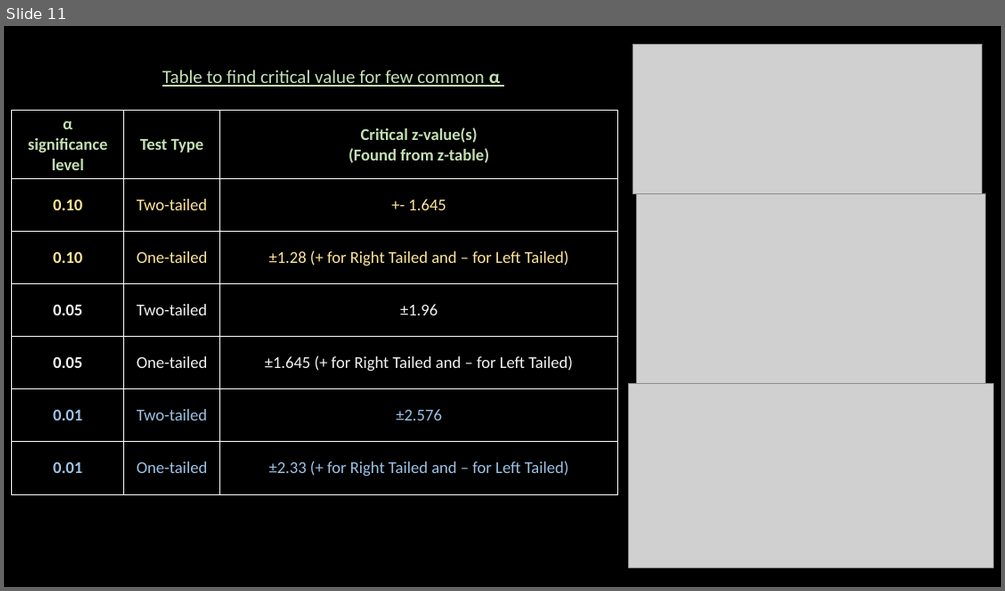
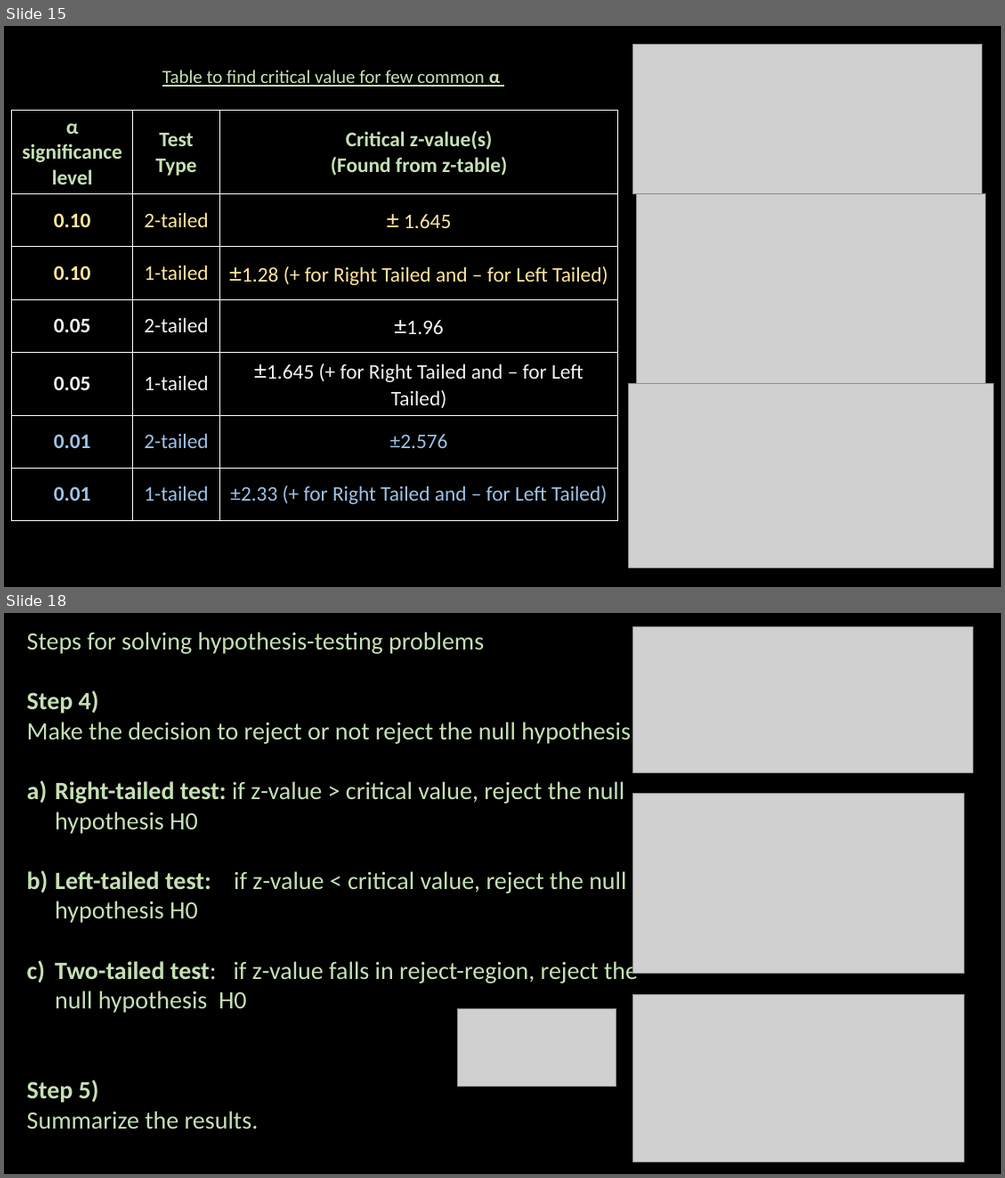
Before and after one commit to ash322ash422/youtube, a slide deck: probability_and_statistics/5_inference/Hypothesis-Testing1_z-test.pptx. Shown one above the other, each under a label of ours: slide 11 before the commit, slides 15 and 18 after it; the slides between them are not shown. The pictures are 1005x591 and 1005x1178 pixels, drawn with LibreOffice and Linux fonts; fonts in the diff are those of the drawing; grey boxes stand for pictures. Boxes give left, top, right and bottom in pixels: in the first picture for what was removed or moved away, otherwise in the second. Text is boxed around its words. In the diff, an @@ line names an element or a change of style, - is before the commit and + after.

```diff
--- a/probability_and_statistics/5_inference/Hypothesis-Testing1_z-test.pptx
+++ b/probability_and_statistics/5_inference/Hypothesis-Testing1_z-test.pptx
@@ slide 18 added at [4, 613, 1001, 1174], background #000000 @@
@@ text added at [27, 632, 638, 1129], 24 pt, text #C5E0B4 @@
+Steps for solving hypothesis-testing problems
+Step 4)
+Make the decision to reject or not reject the null hypothesis.
+a) Right-tailed test: if z-value > critical value, reject the null hypothesis H0
+b) Left-tailed test: if z-value < critical value, reject the null hypothesis H0
+c) Two-tailed test: if z-value falls in reject-region, reject the null hypothesis H0
+Step 5)
+Summarize the results.
@@ picture added at [633, 627, 972, 773] @@
@@ picture added at [633, 793, 964, 973] @@
@@ picture added at [458, 1008, 616, 1086] @@
@@ picture added at [633, 995, 964, 1162] @@
@@ what was slide 11 is now slide 15 @@
@@ slide 15 changed as well @@
@@ table at [12, 111, 618, 518] @@
-row 2, column 2: Two-tailed
+row 2, column 2: 2-tailed
-row 2, column 3: +- 1.645
+row 2, column 3: ± 1.645
-row 3, column 2: One-tailed
+row 3, column 2: 1-tailed
-row 4, column 2: Two-tailed
+row 4, column 2: 2-tailed
-row 5, column 2: One-tailed
+row 5, column 2: 1-tailed
-row 6, column 2: Two-tailed
+row 6, column 2: 2-tailed
-row 7, column 2: One-tailed
+row 7, column 2: 1-tailed
@@ size 16 to 20 pt in "α", "significance level", "Test Type", "Critical z-value(s)" and 12 more places @@
@@ size 16 to 24 pt in "±1.28", "±1.96", "±1.645" @@
```
Also in this commit, not shown: 12 other slides changed, 9 other slides added, 1 slide removed, 7 other files.
